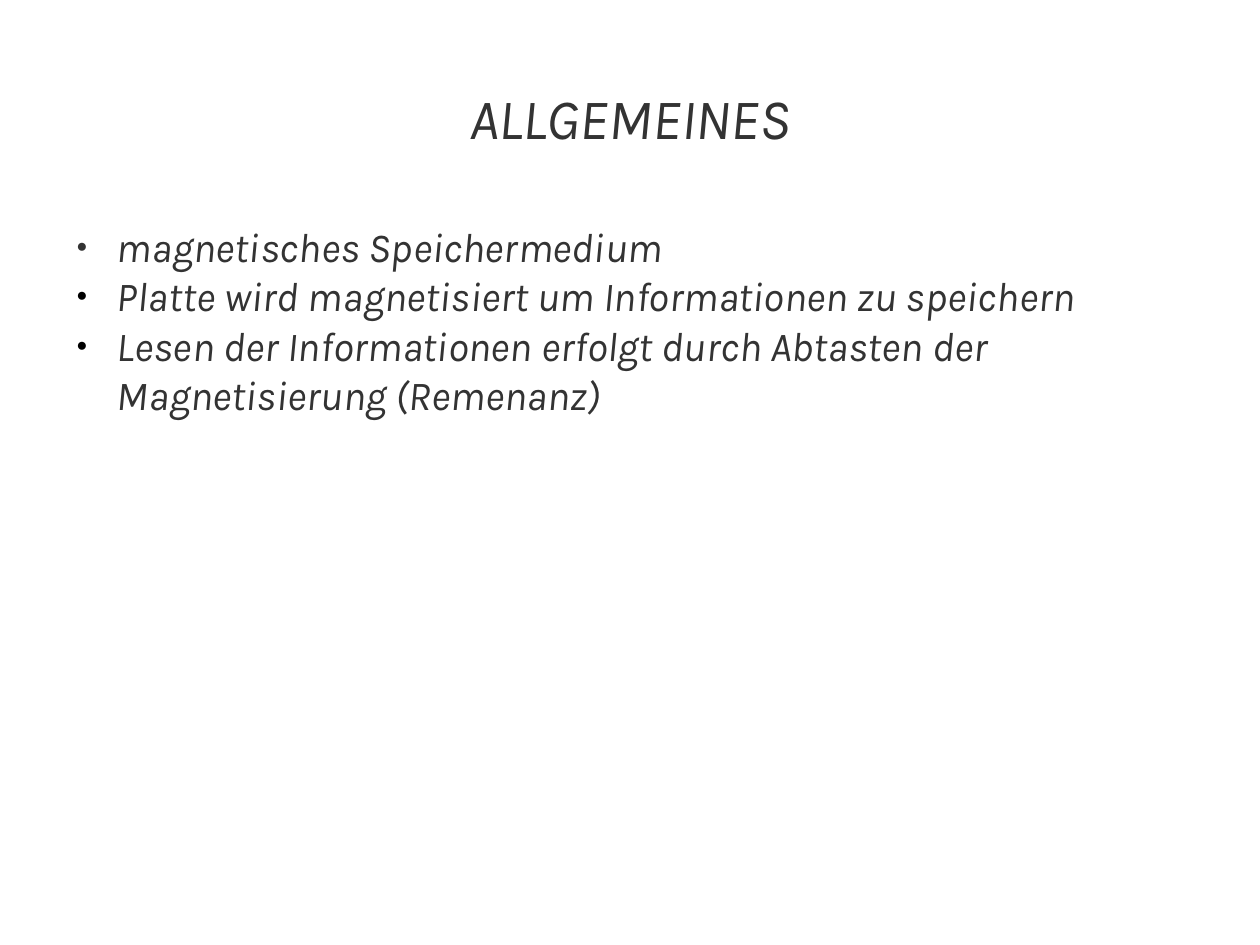
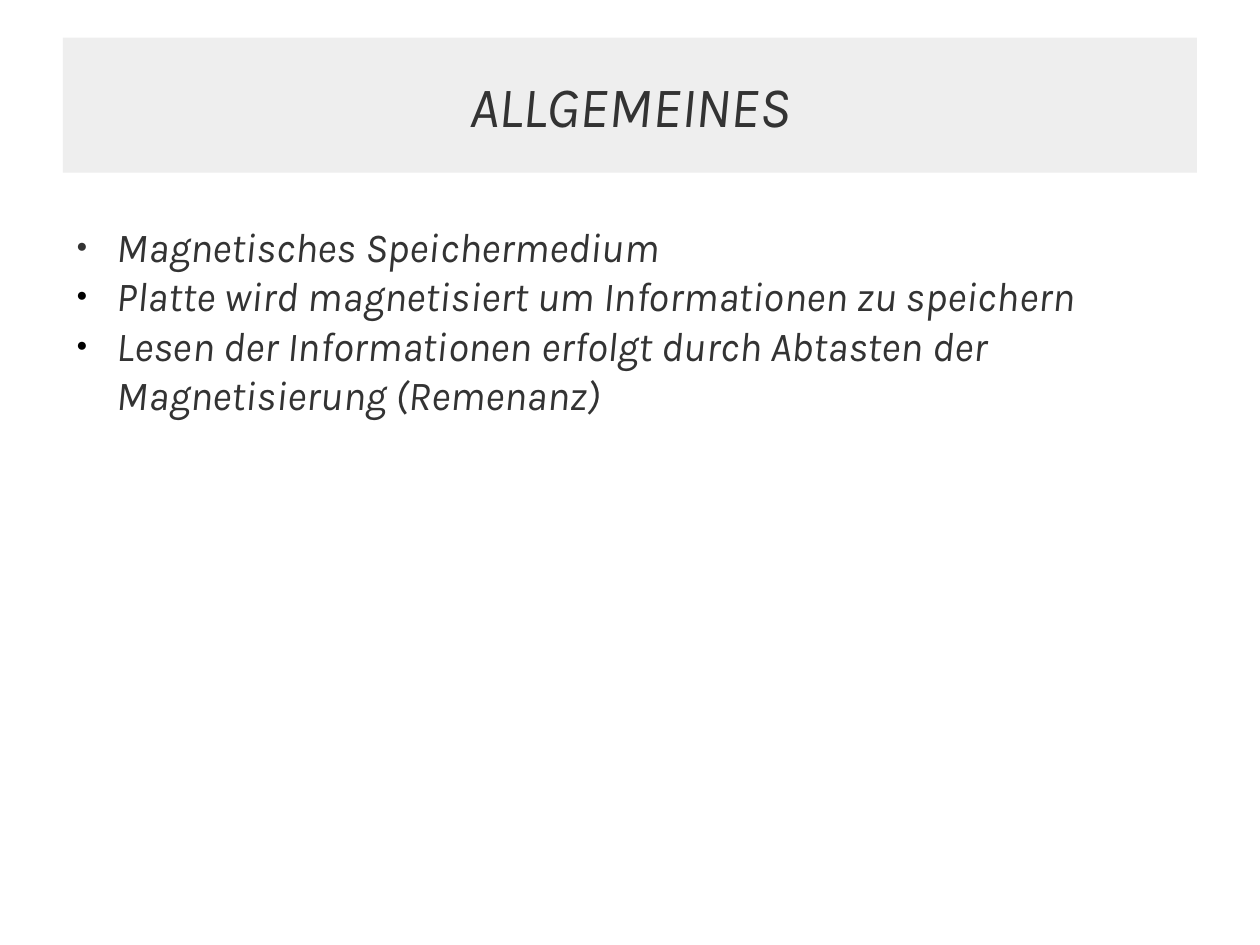
Before and after one commit to JMFootBallPlyr/Hard-drive-system-, a slide deck: slide 5 of WRK/presents/01 - types of drives/types of drives.pptx (slide 3 before the commit). Drawn at 1260x945 pixels with LibreOffice and Linux fonts; fonts in the diff are those of the drawing. Boxes give left, top, right and bottom in pixels: in the first picture for what was removed or moved away, otherwise in the second. Text is boxed around its words. In the diff, an @@ line names an element or a change of style, - is before the commit and + after.

```diff
--- a/WRK/presents/01 - types of drives/types of drives.pptx
+++ b/WRK/presents/01 - types of drives/types of drives.pptx
@@ rectangle "ALLGEMEINES": place and size @@
-rectangle "ALLGEMEINES" at box(469, 102, 791, 140)
+rectangle "ALLGEMEINES" at box(63, 38, 1197, 173)
@@ rectangle "ALLGEMEINES" at box(63, 38, 1197, 173): fill none to #EEEEEE @@
@@ text at box(117, 233, 659, 272): text changed @@
-● magnetisches Speichermedium
+● Magnetisches Speichermedium
```
Also in this commit, not shown: 11 other slides changed, 16 slides added, 17 slides removed, 4 other files.
